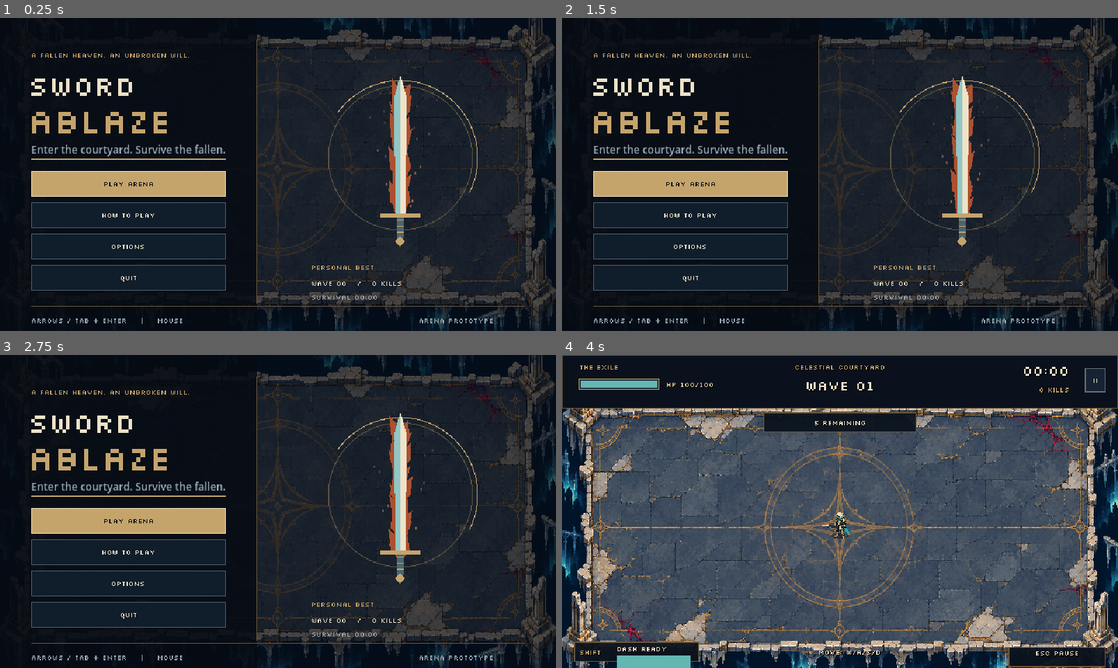
Above: before the commit, frames 1-4 (two rows, left to right).
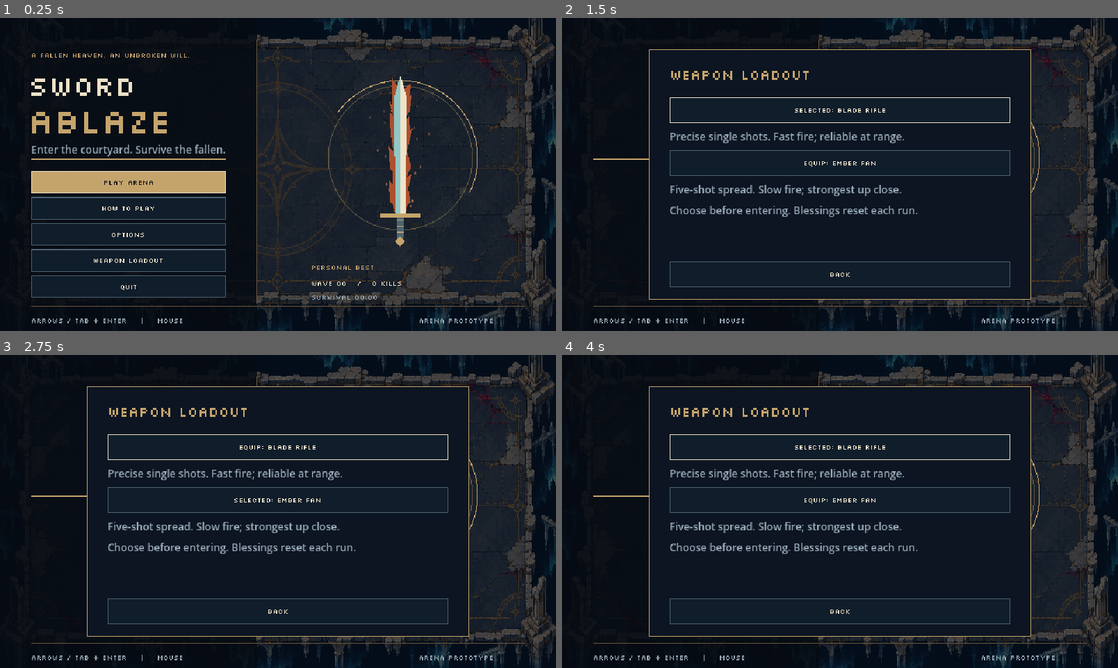
Above: after the commit, the same moments.

Repository: Guinuma/Sword_Ablaze
Game: Godot game, scene res://scenes/main/menu.tscn
Two runs of this game, one before a commit and one after it. Both use one fixed random seed, a clock stepped at 60 frames per second and the inputs below.
Inputs (mouse positions are in pixels of both pictures, inside the frame that each line leads up to):
- Up to frame 1 (0.25 s): no input
- Up to frame 2 (1.5 s): click (689, 262) at 0.5 s, where only the run after the commit has a clickable "WEAPON LOADOUT"; click (840, 108) at 1.25 s, where only the run after the commit has a clickable "SELECTED: BLADE RIFLE"
- Up to frame 3 (2.75 s): click (278, 498) at 2 s, where only the run after the commit has a clickable "EQUIP: EMBER FAN"
- Up to frame 4 (4 s): click (840, 445) at 2.75 s, where only the run after the commit has a clickable "EQUIP: BLADE RIFLE"; click (689, 520) at 3.5 s, where only the run before the commit has a clickable "PLAY ARENA"

The runs differ from the first frame. In frame 1, 2.0% of the frame differs, in the area x 5-41%, y 52-90%; in frame 2, 13%; in frame 3, 13%; in frame 4, 77%, in the area x 0-100%, y 0-100%.

Commit message:
Add Ember Fan weapon and saved pre-run loadout selection

Diff:
--- /dev/null
+++ b/resources/scatter_weapon.tres
@@ -0,0 +1,13 @@
+[gd_resource type="Resource" load_steps=2 format=3]
+
+[ext_resource type="Script" path="res://scripts/data/weapon_settings.gd" id="1"]
+
+[resource]
+script = ExtResource("1")
+fire_interval = 0.55
+projectile_speed = 300.0
+damage = 1
+knockback = 85.0
+muzzle_offset = 16.0
+pellets = 5
+spread = 0.5
--- a/scripts/data/weapon_settings.gd
+++ b/scripts/data/weapon_settings.gd
@@ -6,3 +6,6 @@
 @export_range(1, 1000) var damage: int = 1
 @export_range(0.001, 1000.0) var knockback: float = 135.0
 @export_range(0.001, 1000.0) var muzzle_offset: float = 16.0
+
+@export_range(1, 9) var pellets: int = 1
+@export_range(0.0, 1.5) var spread: float = 0.0
--- a/scripts/main/main.gd
+++ b/scripts/main/main.gd
@@ -229,7 +229,7 @@
 
 
 func _apply_upgrades() -> void:
-	var base = load("res://resources/default_weapon.tres")
+	var base = load("res://resources/scatter_weapon.tres" if preferences.selected_weapon == &"scatter" else "res://resources/default_weapon.tres")
 	var weapon = base.duplicate()
 	weapon.fire_interval = upgrades.value("fire_interval", base.fire_interval)
 	weapon.damage = int(upgrades.value("damage", base.damage))
--- a/scripts/player/player_state.gd
+++ b/scripts/player/player_state.gd
@@ -46,7 +46,9 @@
 		aim = mouse_direction.normalized()
 	fire_cooldown = maxf(0.0, fire_cooldown - delta)
 	if fire_pressed and not fire_requires_release and fire_cooldown <= 0.0:
-		shot.emit(muzzle_position(), aim)
+		for index in range(weapon.pellets):
+			var angle := 0.0 if weapon.pellets == 1 else (float(index) / (weapon.pellets - 1) - 0.5) * weapon.spread
+			shot.emit(muzzle_position(), aim.rotated(angle))
 		fire_cooldown = weapon.fire_interval
 		muzzle_time = 0.06
 
--- a/scripts/settings/preferences.gd
+++ b/scripts/settings/preferences.gd
@@ -1,5 +1,5 @@
 extends RefCounted
-## Local visual and audio preferences; never modifies combat stats or timing.
+## Local presentation, input and starting-loadout preferences.
 var path: String
 var reduced_flashes: bool = false
 var reduced_motion: bool = false
@@ -7,6 +7,7 @@
 var volumes: Dictionary = {"Master": 1.0, "Music": 1.0, "SFX": 1.0, "UI": 1.0}
 const REMAPPABLE = [&"move_left", &"move_right", &"move_up", &"move_down", &"fire", &"dash", &"reset_sandbox"]
 var bindings: Dictionary = {}
+var selected_weapon: StringName = &"blade"
 var last_error: Error = OK
 var unsupported_version: bool = false
 
@@ -20,6 +21,8 @@
 	var data := _read(path)
 	if data.is_empty():
 		data = _read(path + ".bak")
+	var weapon_id = data.get("selected_weapon", "blade")
+	selected_weapon = StringName(weapon_id) if weapon_id is String and weapon_id in ["blade", "scatter"] else &"blade"
 	reduced_flashes = data.get("reduced_flashes", false)
 	reduced_motion = data.get("reduced_motion", false)
 	var audio: Dictionary = data.get("volumes", {}) if data.get("volumes", {}) is Dictionary else {}
@@ -45,7 +48,7 @@
 	if file == null:
 		last_error = FileAccess.get_open_error()
 		return last_error
-	file.store_string(JSON.stringify({"version": 1, "reduced_flashes": reduced_flashes, "reduced_motion": reduced_motion, "volumes": volumes, "bindings": bindings}))
+	file.store_string(JSON.stringify({"version": 1, "reduced_flashes": reduced_flashes, "reduced_motion": reduced_motion, "volumes": volumes, "bindings": bindings, "selected_weapon": selected_weapon}))
 	file.flush()
 	last_error = file.get_error()
 	file.close()
--- a/scripts/ui/main_menu.gd
+++ b/scripts/ui/main_menu.gd
@@ -17,6 +17,7 @@
 var detail: Control
 var detail_body: VBoxContainer
 var play_button: Button
+var loadout_button: Button
 var back_button: Button
 var return_focus: Button
 var save_error: Label
@@ -42,12 +43,16 @@
 	var actions := VBoxContainer.new()
 	actions.position = Vector2(36, 176)
 	actions.custom_minimum_size.x = 224
-	actions.add_theme_constant_override("separation", 6)
+	actions.add_theme_constant_override("separation", 4)
 	home.add_child(actions)
 	play_button = _button(actions, "PLAY ARENA", _start_game, true)
 	var controls := _button(actions, "HOW TO PLAY", _show_controls)
 	var options := _button(actions, "OPTIONS", _show_options)
+	loadout_button = _button(actions, "WEAPON LOADOUT", _show_loadout)
+	loadout_button.pressed.connect(func(): return_focus = loadout_button)
 	_button(actions, "QUIT", func(): get_tree().quit())
+	for button in actions.get_children():
+		button.custom_minimum_size.y = 26
 	controls.pressed.connect(func(): return_focus = controls)
 	options.pressed.connect(func(): return_focus = options)
 	var data: Dictionary = records.data
@@ -308,3 +313,25 @@
 	var controls: Array[Control] = []
 	FocusNavigation.collect(detail if detail.visible else home, controls)
 	FocusNavigation.ring(controls)
+
+
+func _show_loadout() -> void:
+	_open_detail("WEAPON LOADOUT")
+	detail_body.add_theme_constant_override("separation", 7)
+	for entry in [[&"blade", "BLADE RIFLE", "Precise single shots. Fast fire; reliable at range."], [&"scatter", "EMBER FAN", "Five-shot spread. Slow fire; strongest up close."]]:
+		var id: StringName = entry[0]
+		var button := _button(detail_body, ("SELECTED: " if preferences.selected_weapon == id else "EQUIP: ") + entry[1], _equip_weapon.bind(id))
+		button.custom_minimum_size = Vector2(392, 30)
+		_label(detail_body, entry[2], Vector2.ZERO, 12, MUTED, false)
+	_label(detail_body, "Choose before entering. Blessings reset each run.", Vector2.ZERO, 12, MUTED, false)
+	save_error = _label(detail_body, "", Vector2.ZERO, 12, Color("ed8c82"), false)
+	_refresh_focus()
+	detail_body.get_child(1).grab_focus()
+
+func _equip_weapon(id: StringName) -> void:
+	if id not in [&"blade", &"scatter"]:
+		return
+	preferences.selected_weapon = id
+	preferences.save()
+	_show_loadout()
+	save_error.text = "Could not save weapon choice." if preferences.last_error != OK else ""
--- a/tests/menu_smoke.gd
+++ b/tests/menu_smoke.gd
@@ -21,6 +21,12 @@
 	check(menu.detail.visible and not menu.home.visible, "Controls must replace home")
 	menu._back()
 	menu.preferences = menu.Preferences.new("user://menu_smoke_preferences.json")
+	menu._show_loadout()
+	menu._equip_weapon(&"scatter")
+	var loadout_saved = menu.Preferences.new(menu.preferences.path)
+	loadout_saved.load_preferences()
+	check(loadout_saved.selected_weapon == &"scatter", "Loadout menu must save the equipped weapon")
+	menu._equip_weapon(&"blade")
 	menu._show_options()
 	check(menu.detail_body.get_child(1) is CheckButton, "Options must expose visual preferences")
 	var toggle = menu.detail_body.get_child(2)
--- a/tests/navigation_smoke.gd
+++ b/tests/navigation_smoke.gd
@@ -24,9 +24,11 @@
 	change_scene_to_file("res://scenes/main/menu.tscn")
 	await scene_changed
 	var menu = current_scene
-	await cycle(menu.play_button, 4)
-	await cycle(menu.play_button, 4, KEY_TAB, true)
-	await cycle(menu.play_button, 4, KEY_DOWN)
+	await cycle(menu.play_button, 5)
+	await cycle(menu.play_button, 5, KEY_TAB, true)
+	await cycle(menu.play_button, 5, KEY_DOWN)
+	menu._show_loadout()
+	await cycle(menu.detail_body.get_child(1), 3)
 	menu._show_controls()
 	await cycle(menu.back_button, 1)
 	menu._show_options()
--- /dev/null
+++ b/tests/weapon_smoke.gd
@@ -0,0 +1,43 @@
+extends SceneTree
+var failures := 0
+func _initialize() -> void:
+	call_deferred("_run")
+func check(value: bool, message: String) -> void:
+	if not value:
+		failures += 1
+		push_error(message)
+func damage_at(resource: String, distance: float) -> int:
+	var player = load("res://scripts/player/player_state.gd").new()
+	var shots = load("res://scripts/combat/projectile_system.gd").new()
+	player.weapon = load(resource)
+	shots.weapon = player.weapon
+	player.player_position = Vector2(100, 180)
+	player.shot.connect(shots.fire)
+	var bounds := Rect2(0, 0, 640, 360)
+	player.advance(0.01, Vector2.ZERO, Vector2(600, 180), false, true, bounds)
+	check(shots.items.size() == player.weapon.pellets, "Trigger must emit one configured volley")
+	var enemies: Array[Dictionary] = [{"position": Vector2(100 + distance, 178), "health": 100, "flash": 0.0}]
+	shots.advance(1.0, enemies, bounds)
+	return 100 - int(enemies[0].health)
+func _run() -> void:
+	check(damage_at("res://resources/scatter_weapon.tres", 40) == 5, "Close target must receive all five pellets")
+	check(damage_at("res://resources/scatter_weapon.tres", 200) == 1, "Distant small target must receive only center pellet")
+	check(damage_at("res://resources/default_weapon.tres", 40) == 1 and damage_at("res://resources/default_weapon.tres", 200) == 1, "Rifle must retain accurate single hits at both ranges")
+	var arena = load("res://scenes/main/main.tscn").instantiate()
+	arena.preferences = arena.Preferences.new("user://weapon_smoke.json")
+	arena.preferences.selected_weapon = &"scatter"
+	check(arena.preferences.save() == OK, "Loadout must save")
+	root.add_child(arena)
+	arena.set_physics_process(false)
+	check(arena.player.weapon.pellets == 5 and arena.projectiles.weapon == arena.player.weapon, "Selected loadout must drive both timing and projectile simulation")
+	arena.upgrades.stacks[&"rapid"] = 1
+	arena._apply_upgrades()
+	check(arena.player.weapon.fire_interval < 0.55, "Fire-rate upgrades must affect the selected weapon")
+	arena._reset_run()
+	check(arena.player.weapon.pellets == 5 and is_equal_approx(arena.player.weapon.fire_interval, 0.55), "Restart must retain loadout and remove temporary upgrades")
+	for suffix in ["", ".bak", ".tmp"]:
+		DirAccess.remove_absolute(arena.preferences.path + suffix)
+	arena.free()
+	await create_timer(0.35).timeout
+	print("Weapon checks complete: %d failures" % failures)
+	quit(1 if failures else 0)
--- /dev/null
+++ b/tools/capture_loadout.gd
@@ -0,0 +1,17 @@
+extends SceneTree
+
+func _initialize() -> void:
+	call_deferred("_capture")
+
+func _capture() -> void:
+	var menu = load("res://scenes/main/menu.tscn").instantiate()
+	root.add_child(menu)
+	menu._show_loadout()
+	await process_frame
+	await process_frame
+	await RenderingServer.frame_post_draw
+	var args := OS.get_cmdline_user_args()
+	var path: String = args[0] if not args.is_empty() else "user://weapon-loadout.png"
+	var result := root.get_texture().get_image().save_png(path)
+	menu.free()
+	quit(0 if result == OK else 1)
Not shown, added: tests/weapon_smoke.gd.uid
Not shown, added: tools/capture_loadout.gd.uid
Not shown, added: docs/weapons.md
